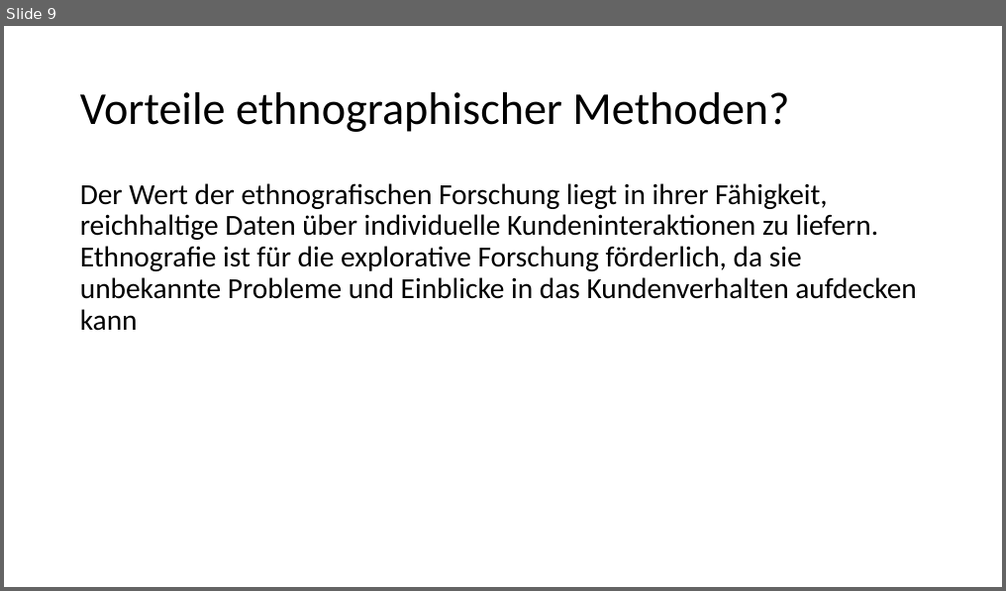
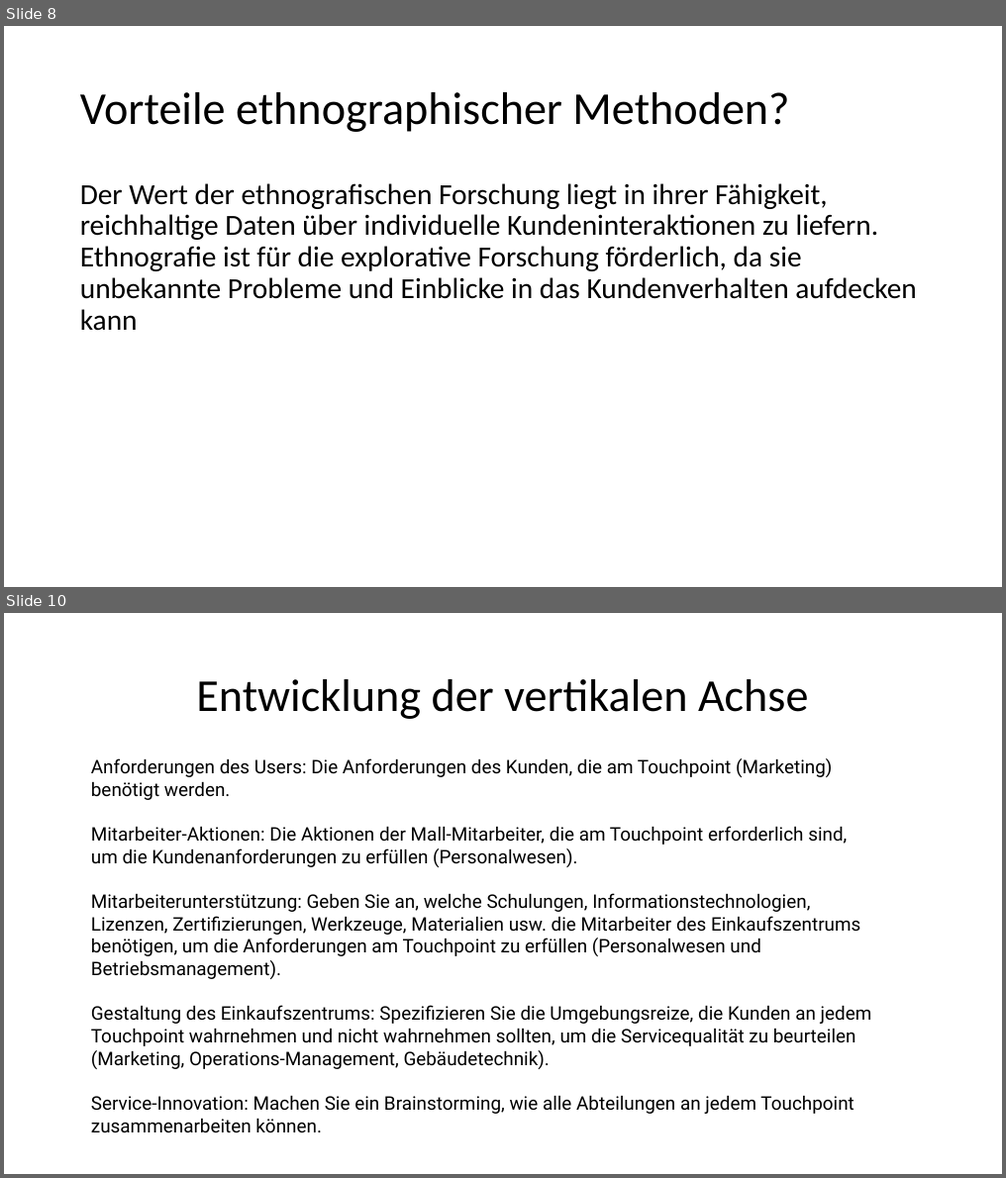
Before and after one commit to TimBoeckel/HCI-Sem-JourneyMaps, a slide deck: Praesentation/Präsentation_Tim.pptx. Shown one above the other, each under a label of ours: slide 9 before the commit, slides 8 and 10 after it; the slides between them are not shown. The pictures are 1006x591 and 1006x1178 pixels, drawn with LibreOffice and Linux fonts; fonts in the diff are those of the drawing. Boxes give left, top, right and bottom in pixels: in the first picture for what was removed or moved away, otherwise in the second. Text is boxed around its words. In the diff, an @@ line names an element or a change of style, - is before the commit and + after.

Commit message:
Added CJM-Mall-Example to Presentation

```diff
--- a/Praesentation/Präsentation_Tim.pptx
+++ b/Praesentation/Präsentation_Tim.pptx
@@ slide 10 added at (4, 613, 1002, 1174), background #FFFFFF @@
@@ title added at (196, 679, 808, 719), 44 pt, text #000000 @@
+Entwicklung der vertikalen Achse
@@ text added at (91, 759, 872, 1134), 18 pt, text #000000 @@
+Anforderungen des Users: Die Anforderungen des Kunden, die am Touchpoint (Marketing) benötigt werden.
+Mitarbeiter-Aktionen: Die Aktionen der Mall-Mitarbeiter, die am Touchpoint erforderlich sind, um die Kundenanforderungen zu erfüllen (Personalwesen).
+Mitarbeiterunterstützung: Geben Sie an, welche Schulungen, Informationstechnologien, Lizenzen, Zertifizierungen, Werkzeuge, Materialien usw. die Mitarbeiter des Einkaufszentrums benötigen, um die Anforderungen am Touchpoint zu erfüllen (Personalwesen und Betriebsmanagement).
+Gestaltung des Einkaufszentrums: Spezifizieren Sie die Umgebungsreize, die Kunden an jedem Touchpoint wahrnehmen und nicht wahrnehmen sollten, um die Servicequalität zu beurteilen (Marketing, Operations-Management, Gebäudetechnik).
+Service-Innovation: Machen Sie ein Brainstorming, wie alle Abteilungen an jedem Touchpoint zusammenarbeiten können.
@@ what was slide 9 is now slide 8 @@
```
Also in this commit, not shown: 8 slides changed, 5 other slides added, 1 slide removed.
